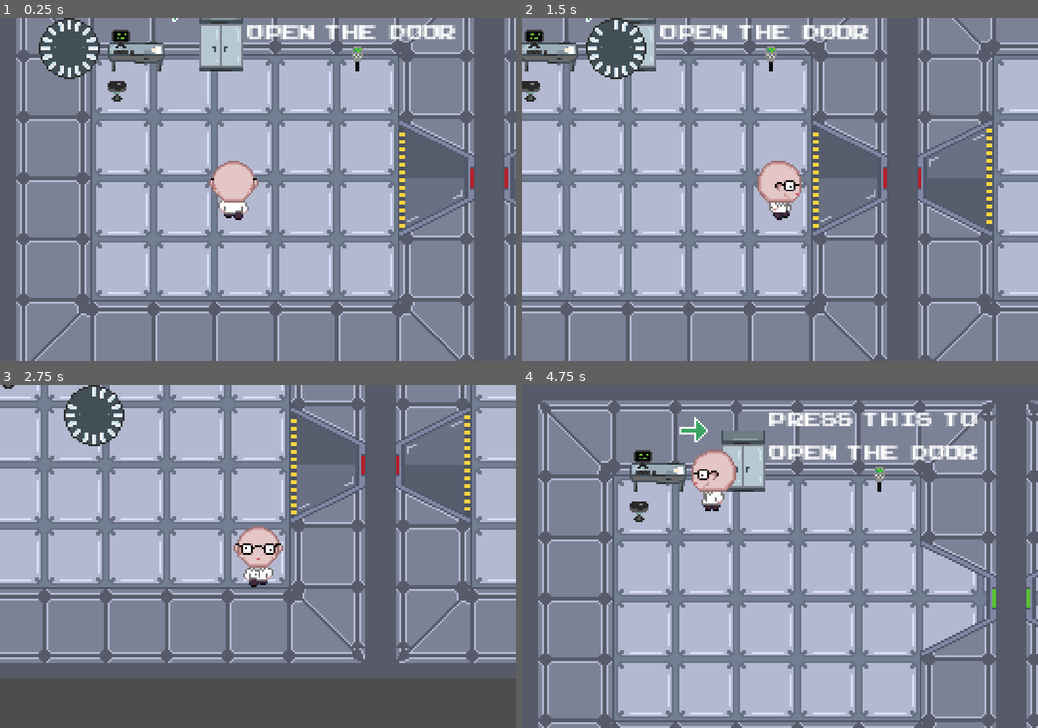
Above: before the commit, frames 1-4 (two rows, left to right).
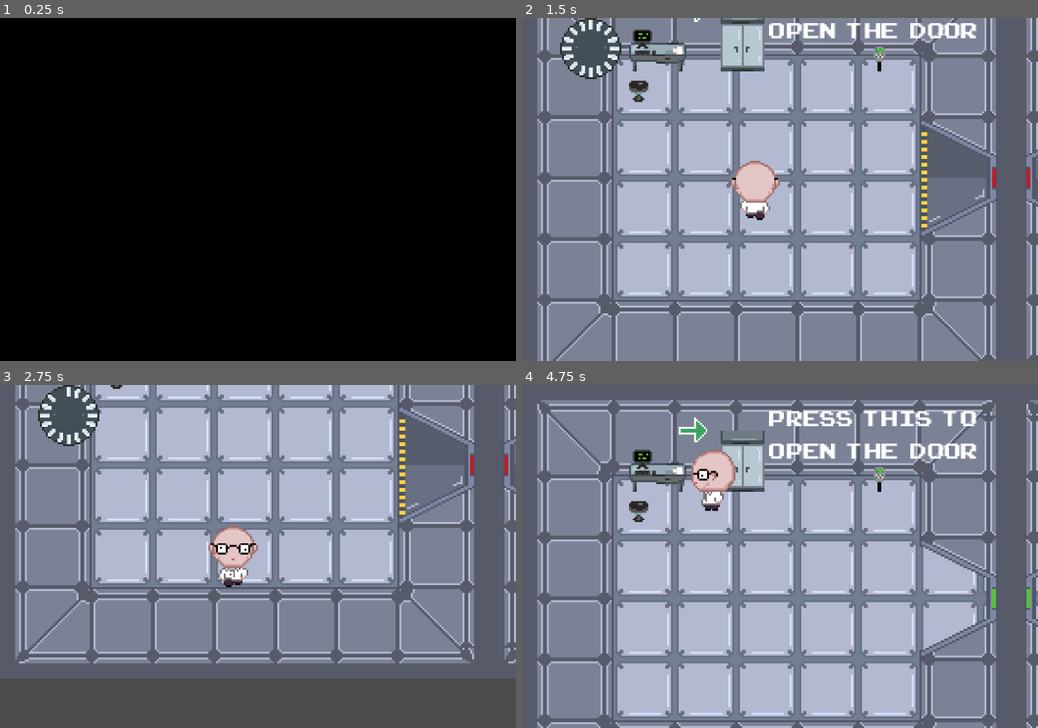
Above: after the commit, the same moments.

Repository: Pi-pol/Tachyon-race
Game: Godot game, scene res://Scenes/title.tscn
The game is run twice, just before and just after one commit, with the same random seed, the same clock (stepped at 60 frames per second) and the same inputs. Before the commit the project starts from res://Scenes/1stlevel.tscn.
Inputs (mouse positions are in pixels of both pictures, inside the frame that each line leads up to):
- Up to frame 1 (0.25 s): no input
- Up to frame 2 (1.5 s): tap Enter at 0.5 s; move the mouse to (893, 172) at 0.52 s; hold Right (ui_right) 0.53-1.25 s; tap K at 0.6 s; click (893, 172) at 0.67 s; click (780, 162) at 1.27 s
- Up to frame 3 (2.75 s): tap Space at 2 s; move the mouse to (154, 573) at 2.02 s; hold Down (ui_down) from 2.03 s (still down); tap E at 2.1 s
- Up to frame 4 (4.75 s): move the mouse to (831, 481) at 2.77 s; release Down (ui_down) at 2.78 s; hold Right (ui_right) 2.78-3.53 s; tap K at 2.85, 4.35 s; move the mouse to (754, 625) at 3.52 s; hold Up (ui_up) 3.53-4.28 s; tap E at 3.6 s; click (754, 625) at 3.67 s; tap Enter at 4.25 s; move the mouse to (934, 607) at 4.27 s; hold Left (ui_left) from 4.28 s (still down)

The runs differ from the first frame. In frame 1, 100% of the frame differs, in the area x 0-100%, y 0-100%; in frame 2, 57%; in frame 3, 45%; in frame 4, 5.9%.

Commit message:
cleaning2

Diff:
--- a/Scripts/settings.gd
+++ /dev/null
@@ -1,27 +0,0 @@
-extends Control
-
-
-# Called when the node enters the scene tree for the first time.
-func _ready():
-	pass # Replace with function body.
-
-
-# Called every frame. 'delta' is the elapsed time since the previous frame.
-func _process(delta):
-	pass
-
-
-func _on_video_button_pressed():
-	pass # Replace with function body.
-
-
-func _on_audio_button_pressed():
-	pass # Replace with function body.
-
-
-func _on_key_button_pressed():
-	pass
-
-
-func _on_back_to_menu_pressed():
-	get_tree().change_scene_to_file("res://Scenes/Menu.tscn")
--- a/project.godot
+++ b/project.godot
@@ -11,7 +11,7 @@
 [application]
 
 config/name="Tachyon-race"
-run/main_scene="res://Scenes/1stlevel.tscn"
+run/main_scene="res://Scenes/title.tscn"
 config/features=PackedStringArray("4.2", "Forward Plus")
 config/icon="res://icon.svg"
 
--- a/settings.json
+++ b/settings.json
@@ -1 +1 @@
-{"fullscreen":false,"resolution":2,"volume":1}
+{"fullscreen":false,"resolution":2,"volume":0.542}
Not shown: 1 places in Scenes/MainMenu.tscn that only renumber resources
Empty file removed: Scripts/startbutton.gd
